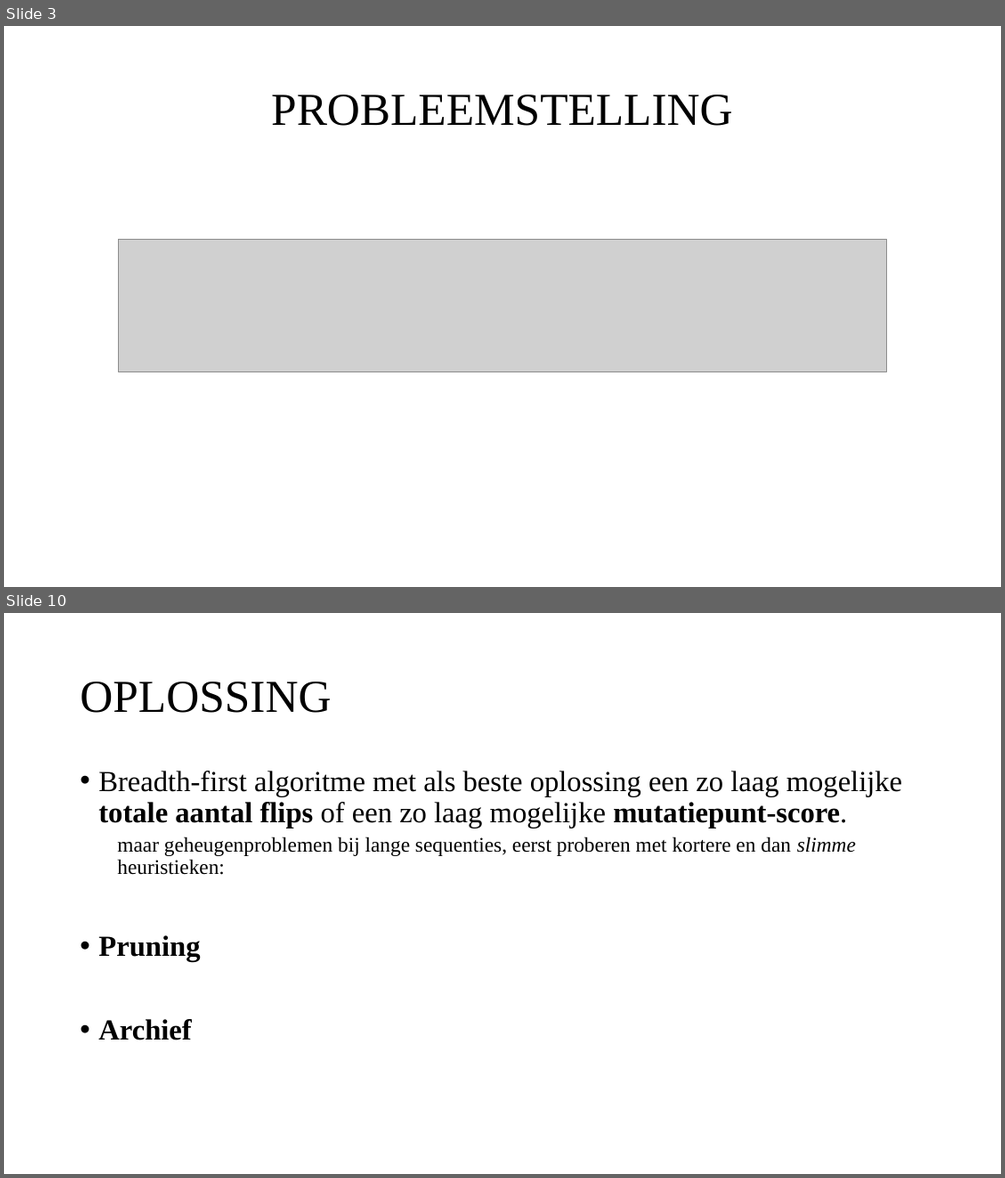
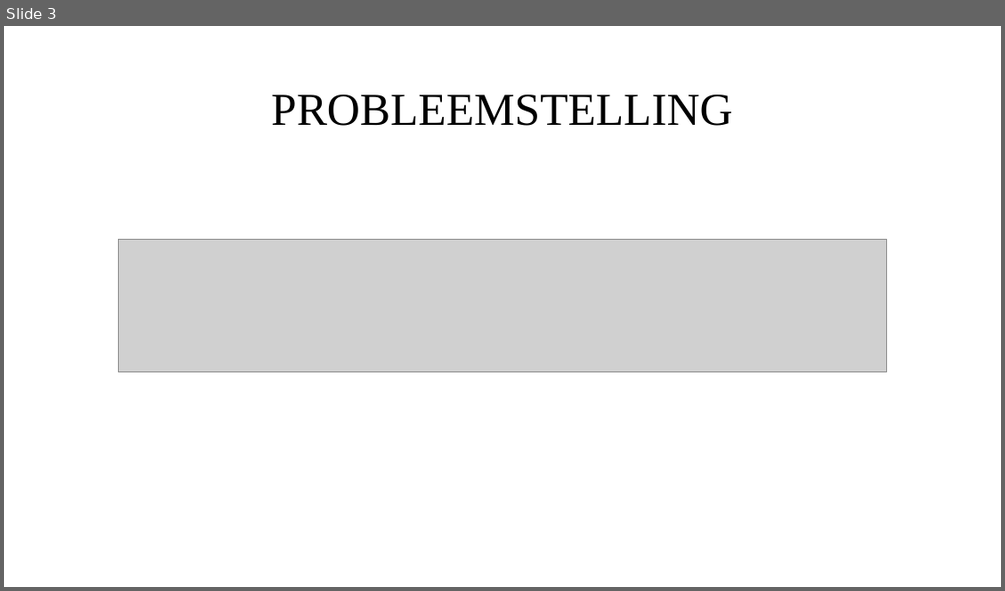
Before and after one commit to Leanderrr/fruitvliegen, a slide deck: verslaglegging en presentaties/Powerpont 1.pptx. Shown one above the other, each under a label of ours: slides 3 and 10 before the commit, slide 3 after it; the slides between them are not shown. The pictures are 1005x1178 and 1005x591 pixels, drawn with LibreOffice and Linux fonts; fonts in the diff are those of the drawing; grey boxes stand for pictures. Boxes give left, top, right and bottom in pixels: in the first picture for what was removed or moved away, otherwise in the second. Text is boxed around its words. In the diff, an @@ line names an element or a change of style, - is before the commit and + after.

```diff
--- a/verslaglegging en presentaties/Powerpont 1.pptx
+++ b/verslaglegging en presentaties/Powerpont 1.pptx
@@ slide 10 removed at bbox=[4, 613, 1001, 1174], background #FFFFFF @@
@@ title removed at bbox=[80, 682, 331, 713] @@
-OPLOSSING
@@ text removed at bbox=[98, 771, 902, 1040] @@
-• Breadth-first algoritme met als beste oplossing een zo laag mogelijke totale aantal flips of een zo laag mogelijke mutatiepunt-score.
-  maar geheugenproblemen bij lange sequenties, eerst proberen met kortere en dan slimme heuristieken:
-• Pruning
-• Archief
```
Also in this commit, not shown: 5 slides changed, 5 slides added, 2 other slides removed, 1 other file.
